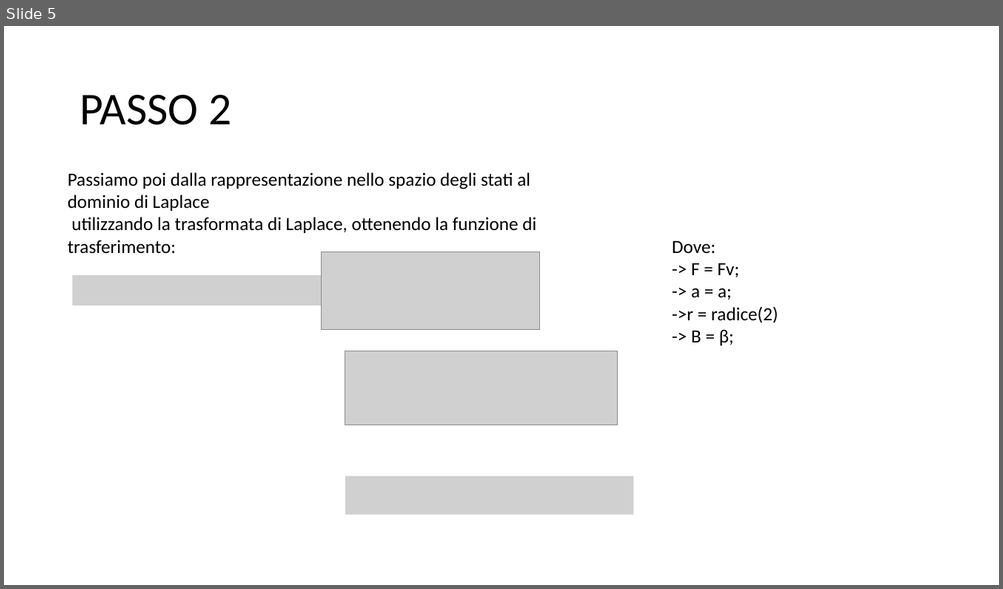
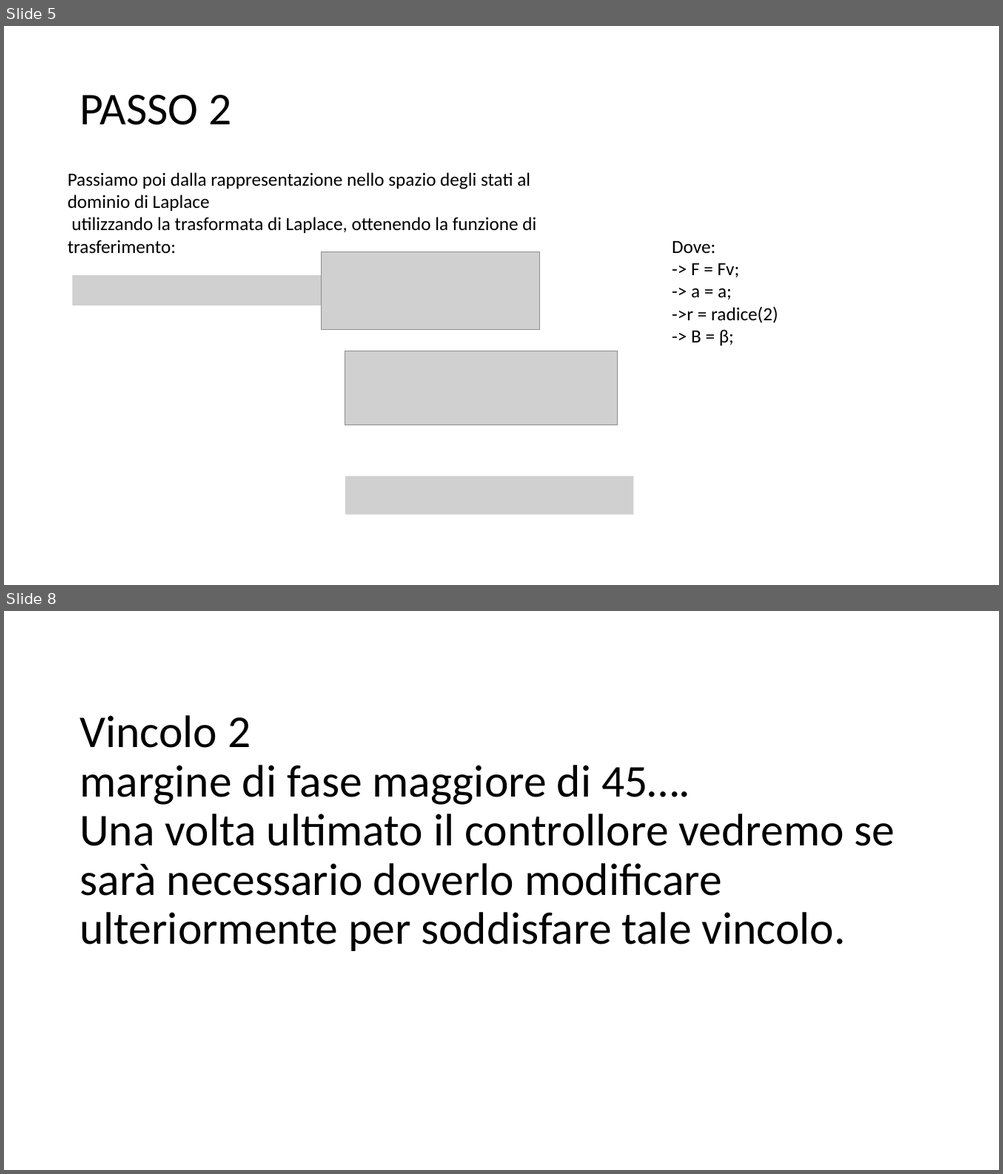
Before and after one commit to FraBug/ControlliAutomatici, a slide deck: ProgettoCA_passaggi.pptx. Shown one above the other, each under a label of ours: slide 5 before the commit, slides 5 and 8 after it; the slides between them are not shown. The pictures are 1003x589 and 1003x1174 pixels, drawn with LibreOffice and Linux fonts; fonts in the diff are those of the drawing; grey boxes stand for pictures. Boxes give left, top, right and bottom in pixels: in the first picture for what was removed or moved away, otherwise in the second. Text is boxed around its words. In the diff, an @@ line names an element or a change of style, - is before the commit and + after.

```diff
--- a/ProgettoCA_passaggi.pptx
+++ b/ProgettoCA_passaggi.pptx
@@ slide 8 added at <box>4,611,999,1170</box>, background #FFFFFF @@
@@ title added at <box>79,715,895,951</box>, 44 pt, text #000000 @@
+Vincolo 2
+margine di fase maggiore di 45….
+Una volta ultimato il controllore vedremo se sarà necessario doverlo modificare ulteriormente per soddisfare tale vincolo.
```
Also in this commit, not shown: 5 other slides added.
